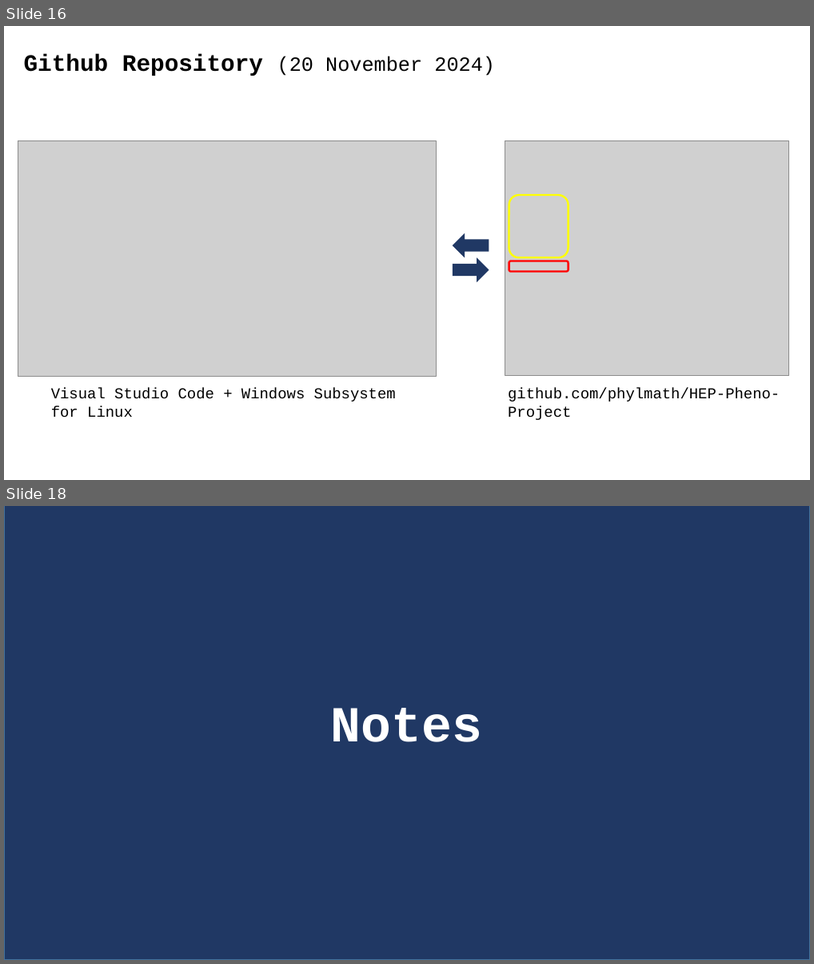
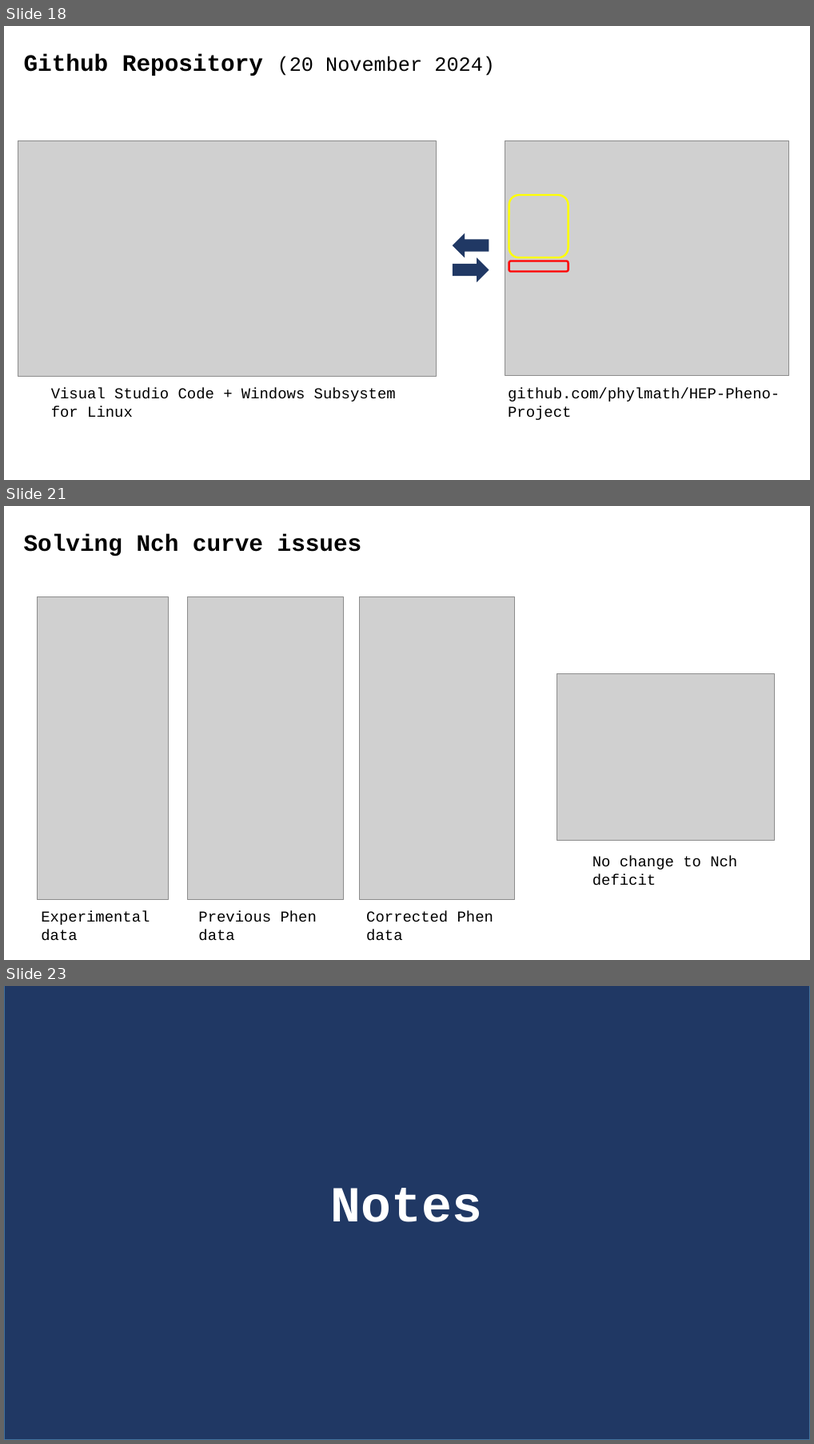
Before and after one commit to phylmath/HEP-Pheno-Project, a slide deck: Progress-Updates.pptx. Shown one above the other, each under a label of ours: slides 16 and 18 before the commit, slides 18, 21 and 23 after it; the slides between them are not shown. The pictures are 814x964 and 814x1444 pixels, drawn with LibreOffice and Linux fonts; fonts in the diff are those of the drawing; grey boxes stand for pictures. Boxes give left, top, right and bottom in pixels: in the first picture for what was removed or moved away, otherwise in the second. Text is boxed around its words. In the diff, an @@ line names an element or a change of style, - is before the commit and + after.

```diff
--- a/Progress-Updates.pptx
+++ b/Progress-Updates.pptx
@@ slide 21 added at box(4, 506, 810, 960), background #FFFFFF @@
@@ title added at box(24, 534, 362, 556), 28 pt, text #000000, bold @@
+Solving Nch curve issues
@@ picture added at box(38, 596, 169, 900) @@
@@ picture added at box(187, 596, 343, 900) @@
@@ picture added at box(360, 596, 514, 900) @@
@@ picture added at box(558, 673, 774, 840) @@
@@ text added at box(593, 856, 738, 885), 18 pt, text #000000 @@
+No change to Nch deficit
@@ text added at box(41, 911, 150, 940), 18 pt, text #000000 @@
+Experimental data
@@ text added at box(198, 911, 317, 940), 18 pt, text #000000 @@
+Previous Phen data
@@ text added at box(366, 911, 494, 940), 18 pt, text #000000 @@
+Corrected Phen data
@@ what was slide 16 is now slide 18 @@
@@ what was slide 18 is now slide 23 @@
```
Also in this commit, not shown: 3 slides changed, 5 other slides added.
